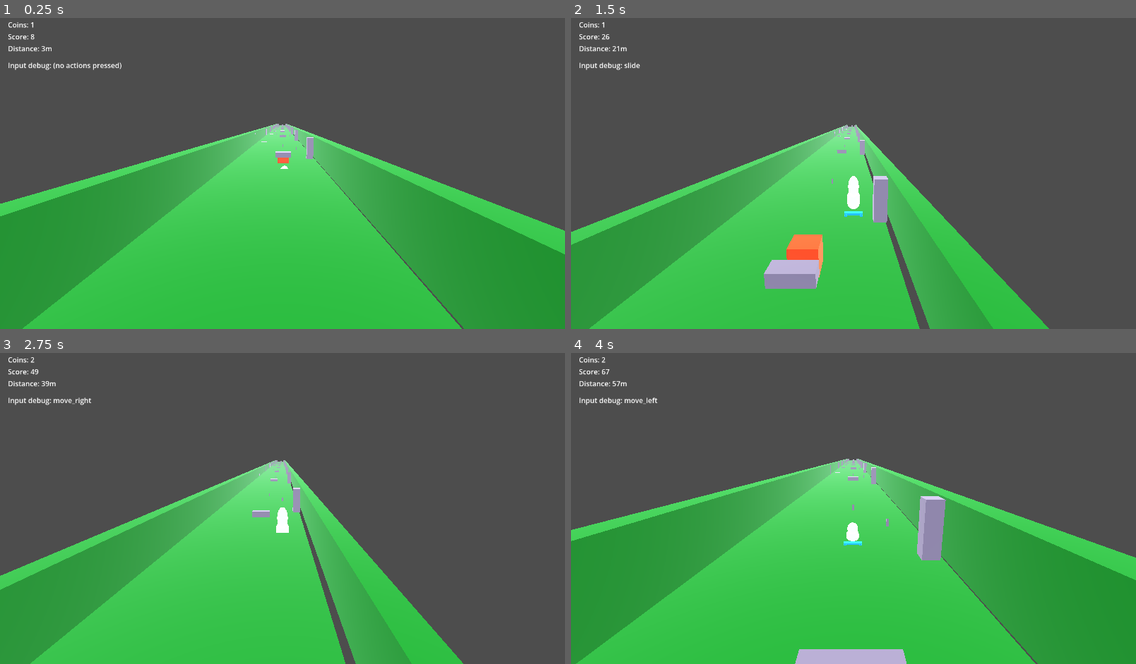
Above: before the commit, frames 1-4 (two rows, left to right).
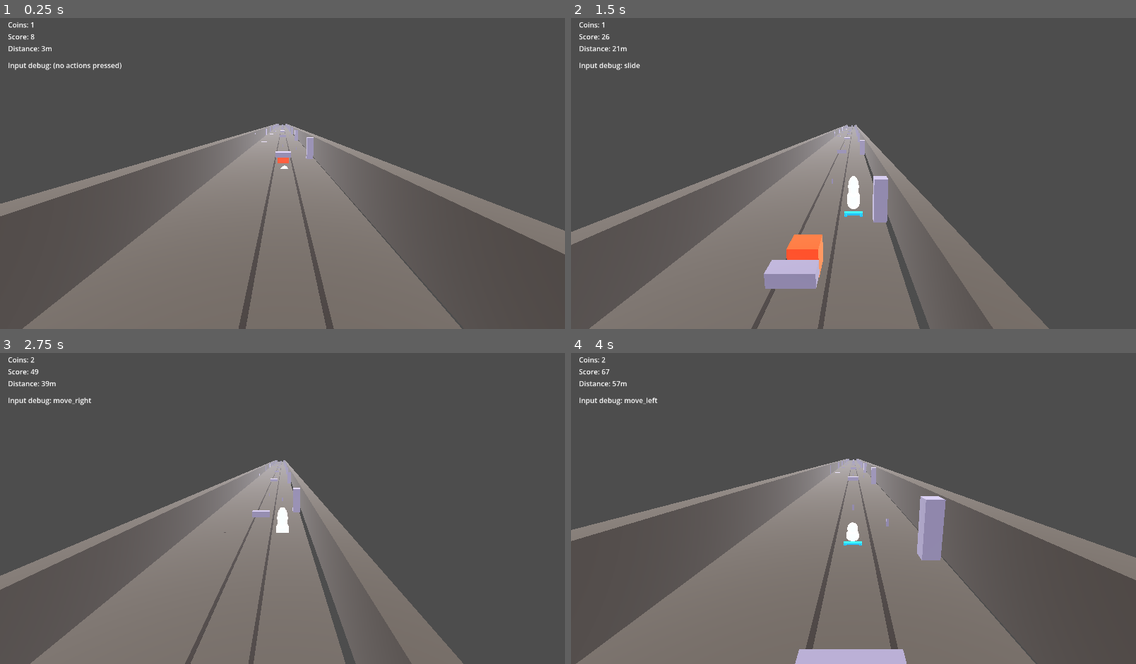
Above: after the commit, the same moments.

Repository: AlexXaya/SkateKnight
Game: Godot game, scene res://scenes/main.tscn
Two runs of this game, one before a commit and one after it. Both use one fixed random seed, a clock stepped at 60 frames per second and the inputs below.
Inputs:
- Up to frame 1 (0.25 s): no input
- Up to frame 2 (1.5 s): hold D (move_right) 0.53-1.28 s; tap Shift (boost) at 0.6 s; tap W (jump) at 0.77 s; hold Down from 1.28 s (still down); tap S (slide) at 1.35 s
- Up to frame 3 (2.75 s): tap W (jump) at 1.52 s; release Down at 2.03 s; hold D (move_right) from 2.03 s (still down); tap Space at 2.1 s
- Up to frame 4 (4 s): release D (move_right) at 2.78 s; hold Up 2.78-3.53 s; tap Shift (boost) at 2.85 s; tap W (jump) at 3.02, 3.77 s; hold A (move_left) from 3.53 s (still down); tap S (slide) at 3.6 s

The runs differ from the first frame. In frame 1, 51% of the frame differs, in the area x 0-100%, y 34-100%; in frame 2, 33%; in frame 3, 33%; in frame 4, 50%.

Commit message:
Restyle track floor as a medieval stone road.
Replace asphalt-like tones with stone colors and add subtle seam strips so the lane surface reads as old masonry.

Made-with: Cursor

Diff:
--- a/scenes/track/chunk_straight.tscn
+++ b/scenes/track/chunk_straight.tscn
@@ -5,11 +5,11 @@
 
 [sub_resource type="ShaderMaterial" id="ShaderMaterial_floor"]
 shader = ExtResource("1_0gk1p")
-shader_parameter/albedo = Color(0.24, 0.62, 0.3, 1)
-shader_parameter/shadow_tint = Color(0.14, 0.28, 0.16, 1)
-shader_parameter/shade_threshold = 0.5
+shader_parameter/albedo = Color(0.45, 0.43, 0.4, 1)
+shader_parameter/shadow_tint = Color(0.2, 0.19, 0.18, 1)
+shader_parameter/shade_threshold = 0.48
 shader_parameter/shade_softness = 0.08
-shader_parameter/rim_strength = 0.15
+shader_parameter/rim_strength = 0.12
 shader_parameter/rim_power = 3.0
 
 [sub_resource type="ShaderMaterial" id="ShaderMaterial_ruin"]
@@ -19,6 +19,15 @@
 shader_parameter/shade_threshold = 0.5
 shader_parameter/shade_softness = 0.08
 shader_parameter/rim_strength = 0.2
+shader_parameter/rim_power = 3.0
+
+[sub_resource type="ShaderMaterial" id="ShaderMaterial_lane_line"]
+shader = ExtResource("1_0gk1p")
+shader_parameter/albedo = Color(0.34, 0.32, 0.3, 1)
+shader_parameter/shadow_tint = Color(0.15, 0.14, 0.13, 1)
+shader_parameter/shade_threshold = 0.47
+shader_parameter/shade_softness = 0.08
+shader_parameter/rim_strength = 0.05
 shader_parameter/rim_power = 3.0
 
 [sub_resource type="BoxShape3D" id="BoxShape3D_floor"]
@@ -39,6 +48,9 @@
 [sub_resource type="BoxMesh" id="BoxMesh_floor"]
 size = Vector3(10, 1, 32)
 
+[sub_resource type="BoxMesh" id="BoxMesh_lane_line"]
+size = Vector3(0.16, 0.02, 32)
+
 [sub_resource type="BoxMesh" id="BoxMesh_column"]
 size = Vector3(0.9, 3.0, 0.9)
 
@@ -54,6 +66,23 @@
 [node name="FloorMesh" type="MeshInstance3D" parent="Floor"]
 mesh = SubResource("BoxMesh_floor")
 surface_material_override/0 = SubResource("ShaderMaterial_floor")
+
+[node name="LaneLines" type="Node3D" parent="Floor"]
+
+[node name="LineLeft" type="MeshInstance3D" parent="Floor/LaneLines"]
+transform = Transform3D(1, 0, 0, 0, 1, 0, 0, 0, 1, -2, 0.51, 0)
+mesh = SubResource("BoxMesh_lane_line")
+surface_material_override/0 = SubResource("ShaderMaterial_lane_line")
+
+[node name="LineCenter" type="MeshInstance3D" parent="Floor/LaneLines"]
+transform = Transform3D(1, 0, 0, 0, 1, 0, 0, 0, 1, 0, 0.51, 0)
+mesh = SubResource("BoxMesh_lane_line")
+surface_material_override/0 = SubResource("ShaderMaterial_lane_line")
+
+[node name="LineRight" type="MeshInstance3D" parent="Floor/LaneLines"]
+transform = Transform3D(1, 0, 0, 0, 1, 0, 0, 0, 1, 2, 0.51, 0)
+mesh = SubResource("BoxMesh_lane_line")
+surface_material_override/0 = SubResource("ShaderMaterial_lane_line")
 
 [node name="SideWalls" type="Node3D" parent="."]
 
